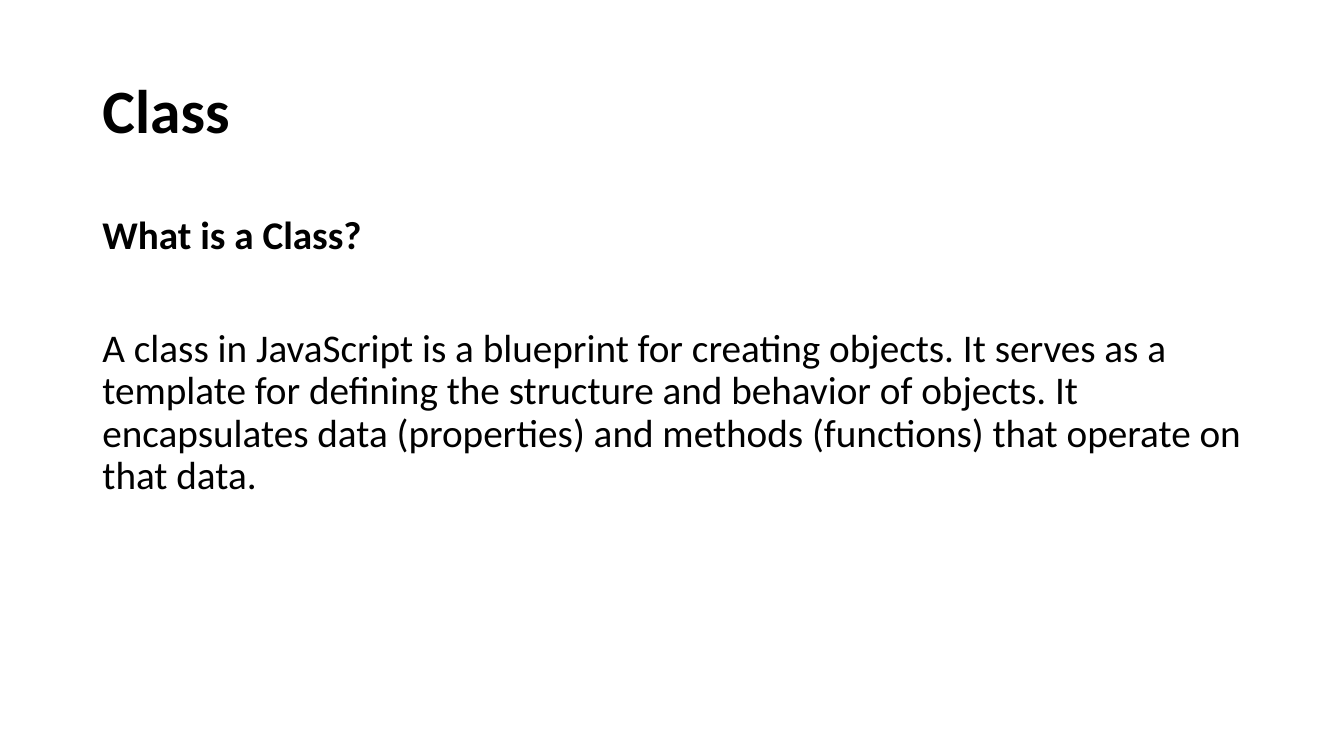
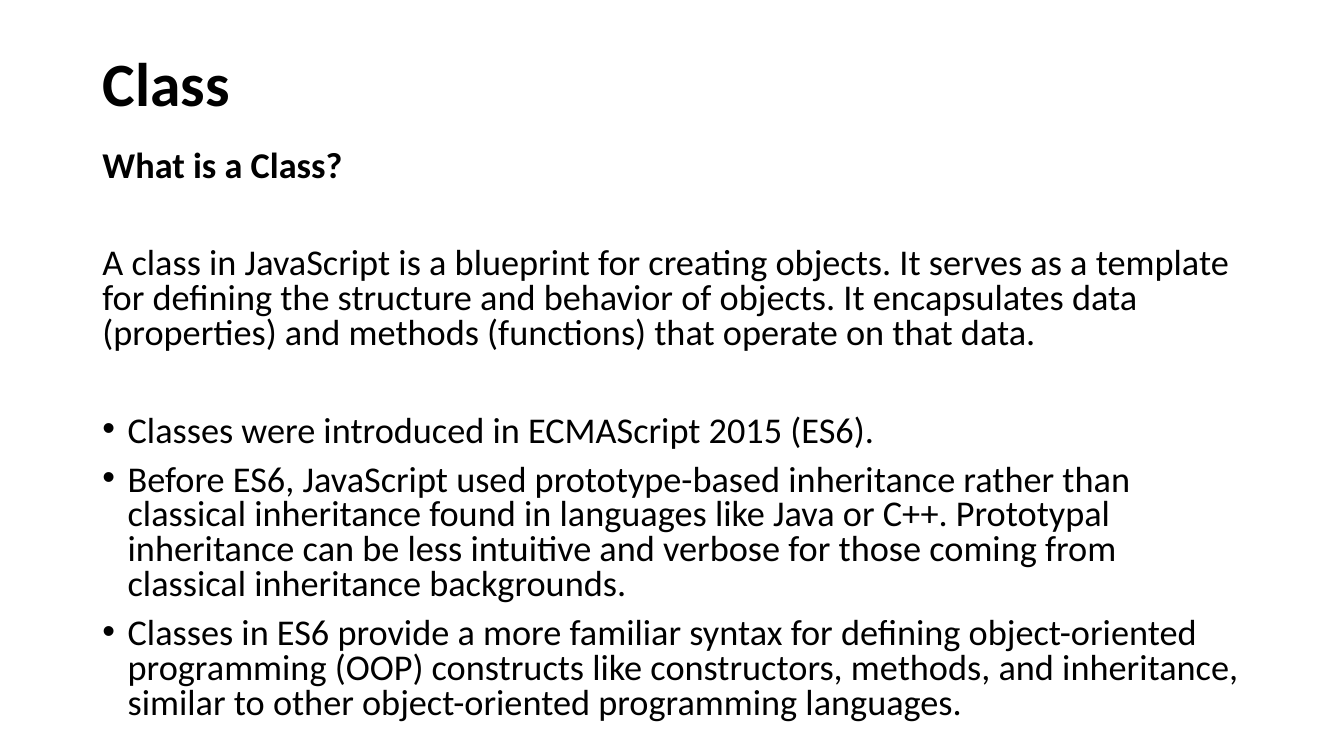
Before and after one commit to SethLK/JavaScript-Wizard-Course-for-Beginners, a slide deck: slide 51 of JavaScript Master Course for Beginners.pptx. Drawn at 1344x756 pixels with LibreOffice and Linux fonts; fonts in the diff are those of the drawing. Boxes give left, top, right and bottom in pixels: in the first picture for what was removed or moved away, otherwise in the second. Text is boxed around its words. In the diff, an @@ line names an element or a change of style, - is before the commit and + after.

```diff
--- a/JavaScript Master Course for Beginners.pptx
+++ b/JavaScript Master Course for Beginners.pptx
@@ title "Class": place and size @@
-title "Class" at [102,89,229,134]
+title "Class" at [102,62,229,107]
@@ text "What is a Class?": place and size @@
-text "What is a Class?" at [102,221,1241,490]
+text "What is a Class?" at [102,152,1238,722]
@@ text at [102,152,1229,351]: size 28 to 25.9 pt in "What is a Class?", "A class in JavaScript is a blueprint ..."; line spacing 0.9 to 0.8 @@
@@ text at [128,416,1238,722]: paragraphs added @@
+• Classes were introduced in ECMAScript 2015 (ES6).
+• Before ES6, JavaScript used prototype-based inheritance rather than classical inheritance found in languages like Java or C++. Prototypal inheritance can be less intuitive and verbose for those coming from classical inheritance backgrounds.
+• Classes in ES6 provide a more familiar syntax for defining object-oriented programming (OOP) constructs like constructors, methods, and inheritance, similar to other object-oriented programming languages.
```
Also in this commit, not shown: 1 other slide changed, 4 other files.
